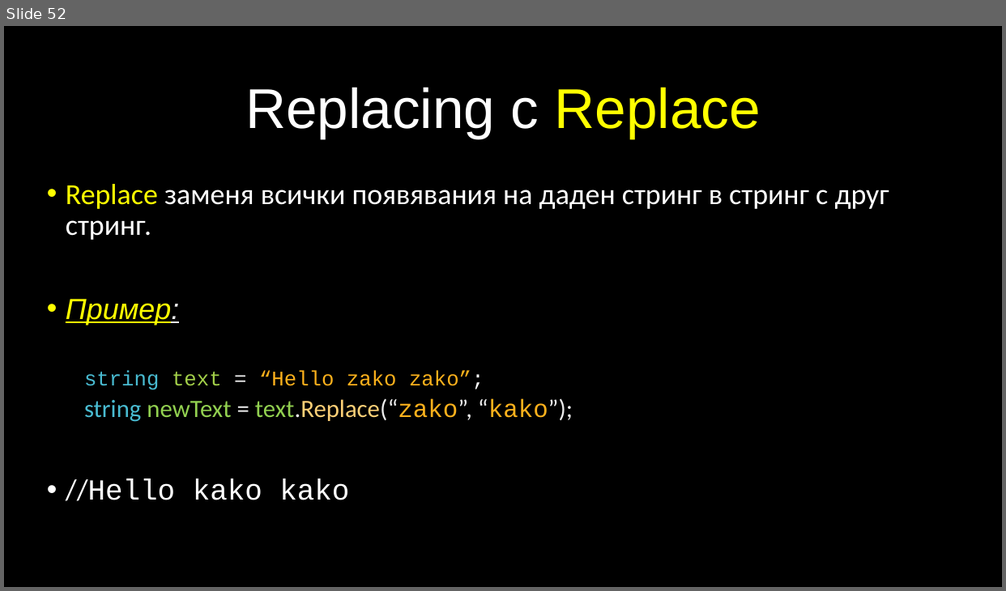
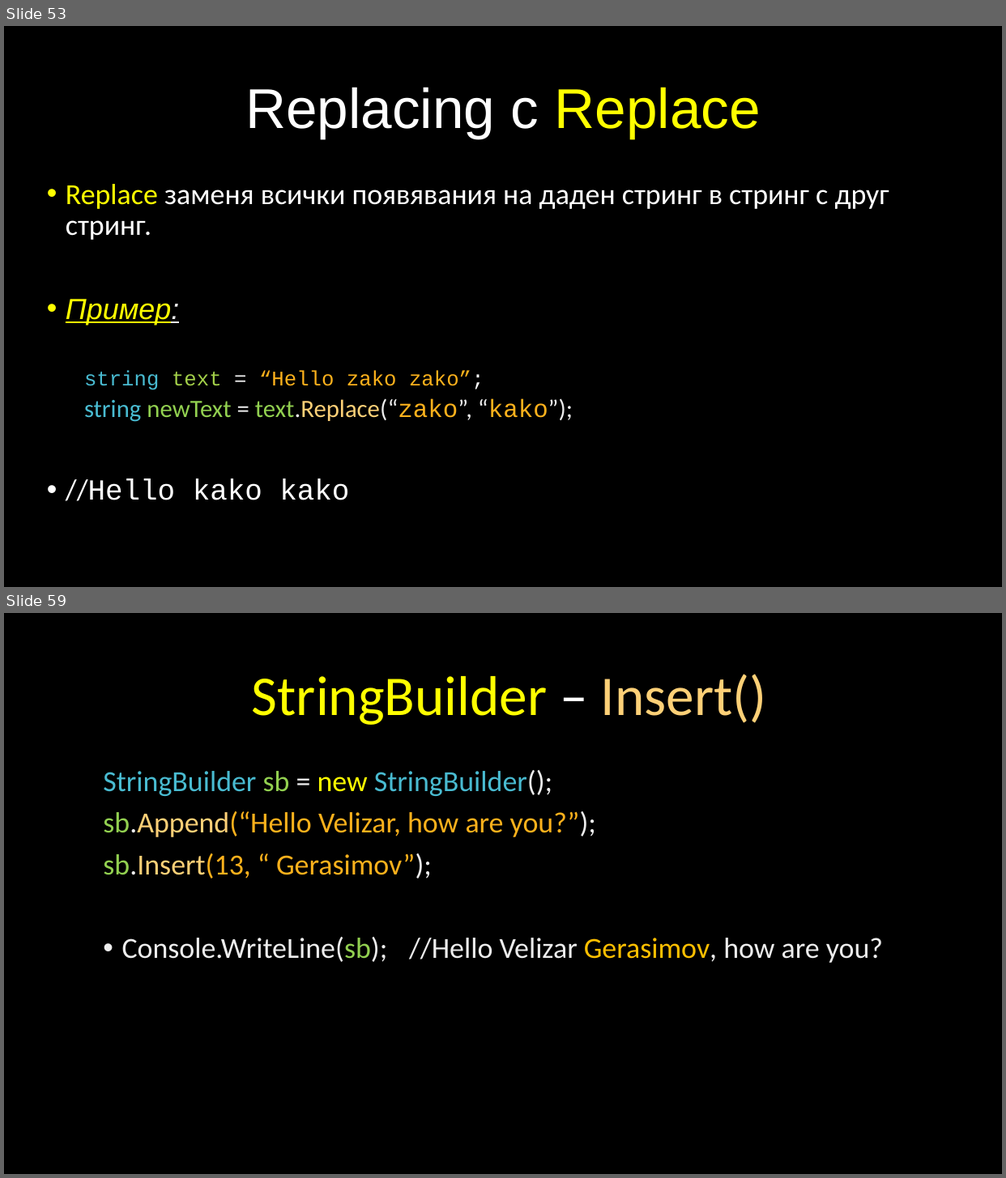
Before and after one commit to velizar92/CSharp-Programming-Presentations, a slide deck: C# Intermediate.pptx. Shown one above the other, each under a label of ours: slide 52 before the commit, slides 53 and 59 after it; the slides between them are not shown. The pictures are 1006x591 and 1006x1178 pixels, drawn with LibreOffice and Linux fonts; fonts in the diff are those of the drawing; background and template pictures are left out. Boxes give left, top, right and bottom in pixels: in the first picture for what was removed or moved away, otherwise in the second. Text is boxed around its words. In the diff, an @@ line names an element or a change of style, - is before the commit and + after.

Commit message:
Latest updates on C# Intermediate -> Text Processing lecture

```diff
--- a/C# Intermediate.pptx
+++ b/C# Intermediate.pptx
@@ slide 59 added at bbox=[4, 613, 1002, 1174], background picture (left out) @@
@@ title added at bbox=[252, 674, 767, 725], 54 pt, text #FFFF00 @@
+StringBuilder – Insert()
@@ text added at bbox=[103, 770, 883, 963], 28 pt, text gradient #BFBFBF to #EDEDED to #FFFFFF @@
+StringBuilder sb = new StringBuilder();
+sb.Append(“Hello Velizar, how are you?”);
+sb.Insert(13, “ Gerasimov”);
+• Console.WriteLine(sb); //Hello Velizar Gerasimov, how are you?
@@ what was slide 52 is now slide 53 @@
```
Also in this commit, not shown: 8 other slides added.
